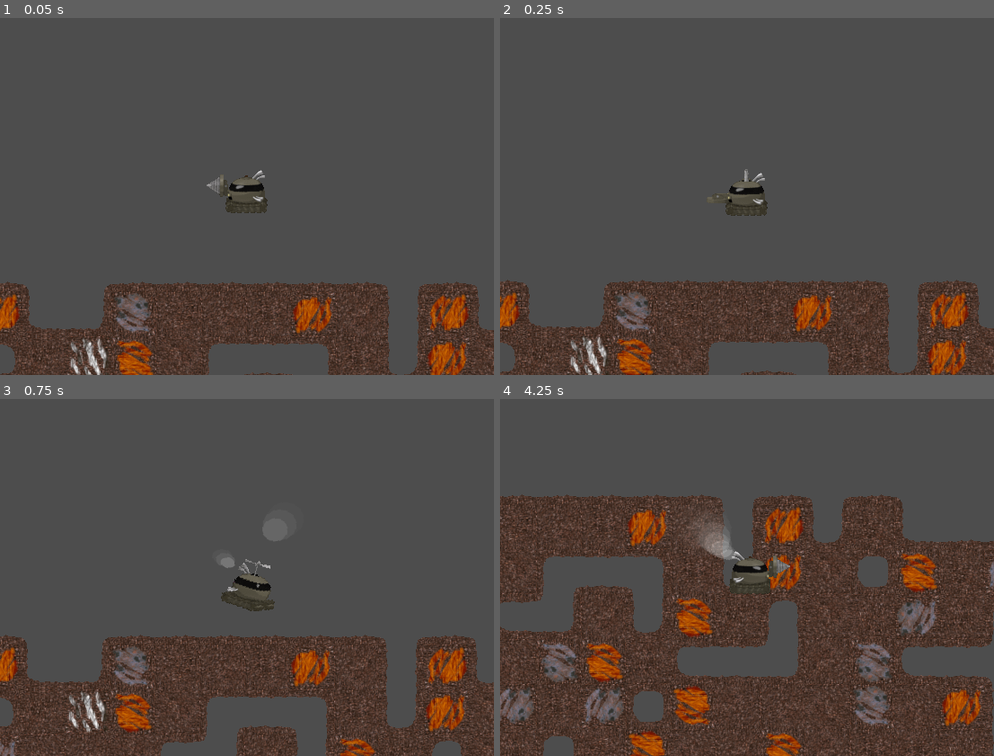
Above: before the commit, frames 1-4 (two rows, left to right).
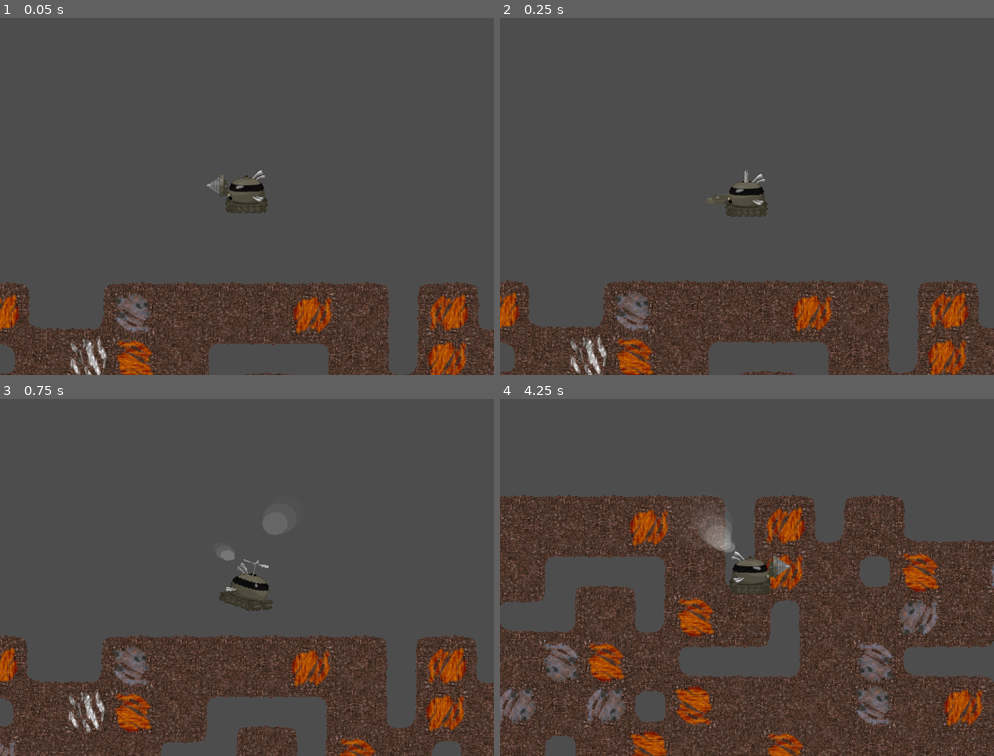
Above: after the commit, the same moments.

Repository: Luc-Reinders/Motherload-Definitive-Edition
Game: Godot game, scene res://scenes/flash/motherload.tscn
The game is run twice, just before and just after one commit, with the same random seed, the same clock (stepped at 60 frames per second) and the same inputs.
Inputs:
- Up to frame 1 (0.05 s): no input
- Up to frame 2 (0.25 s): no input
- Up to frame 3 (0.75 s): hold D (move_right) from 0.53 s (still down)
- Up to frame 4 (4.25 s): tap W (move_up) at 0.77, 1.52, 3.02, 3.77 s; release D (move_right) at 2.03 s; hold A (move_left) 2.03-2.78 s; hold D (move_right) from 2.78 s (still down)

Frame 1 is identical in both runs. In frame 2, 0.2% of the frame differs, in the area x 42-55%, y 42-56%; in frame 3, 0.3%; in frame 4, 15%, in the area x 0-100%, y 26-100%.

Commit message:
Fixed drilling down (multiple times) bugs

Diff:
--- a/scenes/flash/player.tscn
+++ b/scenes/flash/player.tscn
@@ -4,19 +4,13 @@
 [ext_resource type="PackedScene" uid="uid://cld8rjggih4nv" path="res://scenes/steam_particle.tscn" id="2_vnqnq"]
 [ext_resource type="Texture2D" uid="uid://casbr08nhbpbd" path="res://assets/sprites/Pod Horizontally Centered Spritesheet.png" id="3_58ri8"]
 [ext_resource type="Script" uid="uid://bv515cwnwnc5x" path="res://scripts/flash/player/animated_sprite.gd" id="3_dlmcl"]
-[ext_resource type="Script" uid="uid://dj5nuy1h7f0yv" path="res://scripts/flash/player/visuals/visuals.gd" id="3_fltj8"]
 [ext_resource type="Script" uid="uid://cm1a2ibk1t2qp" path="res://scripts/flash/player/state_machine/state_machine.gd" id="3_jovdp"]
 [ext_resource type="Script" uid="uid://jcy3vsg5ofdi" path="res://scripts/flash/player/state_machine/states/move.gd" id="4_jovdp"]
 [ext_resource type="Script" uid="uid://l7h2c6evy4tw" path="res://scripts/flash/player/state_machine/states/flight.gd" id="5_58ri8"]
 [ext_resource type="Script" uid="uid://b7xsjy0jicfb4" path="res://scripts/flash/player/state_machine/states/turn_ground.gd" id="6_7csyp"]
-[ext_resource type="Script" uid="uid://mep0ahsdbtna" path="res://scripts/flash/player/visuals/idle_puff/state_machine.gd" id="6_owoer"]
 [ext_resource type="Script" uid="uid://cwqnlyw6g1wul" path="res://scripts/flash/player/state_machine/states/turn_flight.gd" id="7_0e2rh"]
-[ext_resource type="Script" uid="uid://be3bh4wsywidx" path="res://scripts/flash/player/visuals/idle_puff/states/puff_out.gd" id="7_7347r"]
-[ext_resource type="Script" uid="uid://dsgju3tb3bf5w" path="res://scripts/abstract/state_machine/disabled_state.gd" id="7_laoct"]
 [ext_resource type="Script" uid="uid://db2spkowjmd28" path="res://scripts/flash/player/state_machine/states/extend_rotor_side_drill.gd" id="8_1yn6p"]
-[ext_resource type="Script" uid="uid://chrasdwads5jh" path="res://scripts/flash/player/visuals/idle_puff/states/inhale_half.gd" id="8_laoct"]
 [ext_resource type="Script" uid="uid://cg4w2q7gwyjkw" path="res://scripts/flash/player/state_machine/states/extend_rotor_bottom_drill.gd" id="9_ew0a2"]
-[ext_resource type="Script" uid="uid://bee6rfn342v0o" path="res://scripts/flash/player/visuals/idle_puff/states/inhale_full.gd" id="9_knxex"]
 [ext_resource type="Script" uid="uid://croe55j57d1dk" path="res://scripts/flash/player/state_machine/states/retract_rotor_bottom_drill.gd" id="10_l843g"]
 [ext_resource type="Script" uid="uid://bwi5ofc026ba2" path="res://scripts/flash/player/state_machine/states/retract_rotor_side_drill.gd" id="11_ghm2n"]
 [ext_resource type="Script" uid="uid://bwyqgpwklxc3y" path="res://scripts/flash/player/state_machine/states/retract_side_drill.gd" id="12_ue0rd"]
@@ -707,49 +701,21 @@
 [sub_resource type="RectangleShape2D" id="RectangleShape2D_dlmcl"]
 size = Vector2(40, 40)
 
-[node name="Player" type="CharacterBody2D" unique_id=25987061 node_paths=PackedStringArray("visuals", "collision_shape", "state_machine")]
+[node name="Player" type="CharacterBody2D" unique_id=25987061 node_paths=PackedStringArray("anim_sprite", "collision_shape", "state_machine")]
 script = ExtResource("2_e6gx8")
-visuals = NodePath("Visuals")
+anim_sprite = NodePath("AnimatedSprite")
 collision_shape = NodePath("CollisionShape")
 state_machine = NodePath("StateMachine")
 puff_scene = ExtResource("2_vnqnq")
 pod_mass = 198
 
-[node name="Visuals" type="Node2D" parent="." unique_id=385547562]
-script = ExtResource("3_fltj8")
-
-[node name="AnimatedSprite" type="AnimatedSprite2D" parent="Visuals" unique_id=1141550430]
+[node name="AnimatedSprite" type="AnimatedSprite2D" parent="." unique_id=1141550430]
 position = Vector2(0, -8)
 sprite_frames = SubResource("SpriteFrames_31cv2")
 animation = &"move"
 autoplay = "move"
 script = ExtResource("3_dlmcl")
 
-[node name="IdlePuffStateMachine" type="Node" parent="Visuals" unique_id=2138075330 node_paths=PackedStringArray("disabled_state", "initial_state")]
-script = ExtResource("6_owoer")
-disabled_state = NodePath("DisabledState")
-initial_state = NodePath("DisabledState")
-
-[node name="DisabledState" type="Node" parent="Visuals/IdlePuffStateMachine" unique_id=258041804 node_paths=PackedStringArray("exit_state")]
-script = ExtResource("7_laoct")
-exit_state = NodePath("../PuffOut")
-metadata/_custom_type_script = "uid://dsgju3tb3bf5w"
-
-[node name="PuffOut" type="Node" parent="Visuals/IdlePuffStateMachine" unique_id=578989325 node_paths=PackedStringArray("visuals")]
-script = ExtResource("7_7347r")
-visuals = NodePath("../..")
-metadata/_custom_type_script = "uid://be3bh4wsywidx"
-
-[node name="InhaleHalf" type="Node" parent="Visuals/IdlePuffStateMachine" unique_id=1034064142 node_paths=PackedStringArray("visuals")]
-script = ExtResource("8_laoct")
-visuals = NodePath("../..")
-metadata/_custom_type_script = "uid://chrasdwads5jh"
-
-[node name="InhaleFull" type="Node" parent="Visuals/IdlePuffStateMachine" unique_id=1423270277 node_paths=PackedStringArray("visuals")]
-script = ExtResource("9_knxex")
-visuals = NodePath("../..")
-metadata/_custom_type_script = "uid://bee6rfn342v0o"
-
 [node name="CollisionShape" type="CollisionShape2D" parent="." unique_id=1317438549]
 shape = SubResource("RectangleShape2D_dlmcl")
 
@@ -803,13 +769,13 @@
 [node name="DigSide" type="Node" parent="StateMachine" unique_id=1912266988]
 script = ExtResource("17_jovdp")
 
-[connection signal="animation_finished" from="Visuals/AnimatedSprite" to="StateMachine/TurnGround" method="_on_animated_sprite_animation_finished"]
-[connection signal="animation_finished" from="Visuals/AnimatedSprite" to="StateMachine/TurnFlight" method="_on_animated_sprite_animation_finished"]
-[connection signal="animation_finished" from="Visuals/AnimatedSprite" to="StateMachine/ExtendRotorSideDrill" method="_on_animated_sprite_animation_finished"]
-[connection signal="animation_finished" from="Visuals/AnimatedSprite" to="StateMachine/ExtendRotorBottomDrill" method="_on_animated_sprite_animation_finished"]
-[connection signal="animation_finished" from="Visuals/AnimatedSprite" to="StateMachine/RetractRotorBottomDrill" method="_on_animated_sprite_animation_finished"]
-[connection signal="animation_finished" from="Visuals/AnimatedSprite" to="StateMachine/RetractRotorSideDrill" method="_on_animated_sprite_animation_finished"]
-[connection signal="animation_finished" from="Visuals/AnimatedSprite" to="StateMachine/RetractSideDrill" method="_on_animated_sprite_animation_finished"]
-[connection signal="animation_finished" from="Visuals/AnimatedSprite" to="StateMachine/RetractBottomDrill" method="_on_animated_sprite_animation_finished"]
-[connection signal="animation_finished" from="Visuals/AnimatedSprite" to="StateMachine/ExtendSideDrill" method="_on_animated_sprite_animation_finished"]
-[connection signal="animation_finished" from="Visuals/AnimatedSprite" to="StateMachine/ExtendBottomDrill" method="_on_animated_sprite_animation_finished"]
+[connection signal="animation_finished" from="AnimatedSprite" to="StateMachine/TurnGround" method="_on_animated_sprite_animation_finished"]
+[connection signal="animation_finished" from="AnimatedSprite" to="StateMachine/TurnFlight" method="_on_animated_sprite_animation_finished"]
+[connection signal="animation_finished" from="AnimatedSprite" to="StateMachine/ExtendRotorSideDrill" method="_on_animated_sprite_animation_finished"]
+[connection signal="animation_finished" from="AnimatedSprite" to="StateMachine/ExtendRotorBottomDrill" method="_on_animated_sprite_animation_finished"]
+[connection signal="animation_finished" from="AnimatedSprite" to="StateMachine/RetractRotorBottomDrill" method="_on_animated_sprite_animation_finished"]
+[connection signal="animation_finished" from="AnimatedSprite" to="StateMachine/RetractRotorSideDrill" method="_on_animated_sprite_animation_finished"]
+[connection signal="animation_finished" from="AnimatedSprite" to="StateMachine/RetractSideDrill" method="_on_animated_sprite_animation_finished"]
+[connection signal="animation_finished" from="AnimatedSprite" to="StateMachine/RetractBottomDrill" method="_on_animated_sprite_animation_finished"]
+[connection signal="animation_finished" from="AnimatedSprite" to="StateMachine/ExtendSideDrill" method="_on_animated_sprite_animation_finished"]
+[connection signal="animation_finished" from="AnimatedSprite" to="StateMachine/ExtendBottomDrill" method="_on_animated_sprite_animation_finished"]
--- a/scripts/abstract/player/player.gd
+++ b/scripts/abstract/player/player.gd
@@ -2,13 +2,13 @@
 class_name AbstractPlayer
 
 # TODO for the player:
-# 1. Fix drilling downwards multiple times
 # 2. Recreate player hitbox
 # 3. Figure out value of FLASH_FPS
 # 4. Implement idle and drilling vibration (look at idle() function?)
 # 5. Check whether rotation is correct. What is pivot of rotation in flash motherload?
 # 6. Make some of the state machine code nicer
 # 7. Implement camera tracking
+# 8. Verify whether movement code is executed also whilst drilling (i dont think it is)
 
 
 enum DigDirection {
@@ -23,13 +23,8 @@
 
 
 
-# Visual nodes
-@export var visuals: VisualsNode
-# Animated sprite already exists in visuals, but we need to reference it a lot, so having a quick
-# access is very nice.
-var anim_sprite: AnimatedSprite2D
-
-# Misc nodes
+# Player nodes
+@export var anim_sprite: AnimatedSprite2D
 @export var collision_shape : CollisionShape2D
 @export var state_machine: StateMachine
 
@@ -63,14 +58,18 @@
 
 # digging logic variables
 var _digging: bool = false
-func is_digging() -> bool:
-	return _digging
+var _digging_preparing: bool = false
 var _digging_direction: DigDirection
 var _digging_velocity: float
 var _digging_init_global_pos: Vector2
 var _digging_reload_flag: bool = false # For loading half dug tile, damaging player, and gas pockets
 var _digging_target_cell: Vector2i
 var _digging_x_align_velocity: float # aligning horizontally velocity for digging down
+
+func is_digging() -> bool:
+	return _digging
+func is_preparing_for_digging() -> bool:
+	return _digging_preparing
 
 # bouncing collision logic variables
 var _was_on_floor_previous_physics_iter: bool = false
@@ -96,13 +95,15 @@
 func flip_face() -> void:
 	anim_sprite.flip_h = !anim_sprite.flip_h
 
-
-
-
-
-# on node initialization
-func _ready() -> void:
-	anim_sprite = visuals.animated_sprite
+# Calculates whether the player is going to bounce on this frame.
+# TODO: generalize bounce coefficient constant?
+func will_bounce_this_frame():
+	var yVel = 0.2 * _yVel_previous_physics_iter
+	return is_on_floor() and yVel >= 0.12
+
+
+
+
 
 
 
@@ -188,9 +189,12 @@
 ## This method sets logic- and physics variables before preparing for digging.
 func perpare_for_digging() -> void:
 	velocity = Vector2.ZERO
+	_digging_preparing = true
 
 ## This method sets logic- and physics variables pre-digging appropriately.
 func start_digging(drill_direction: DigDirection) -> void:
+	_digging_preparing = false
+
 	# Set target cell
 	if drill_direction == DigDirection.DOWN:
 		_digging_target_cell = get_cell_below()
@@ -232,6 +236,12 @@
 ## earth tiles with appropriate textures.
 func finish_digging() -> void:
 	_digging = false
+
+	# Fix position
+	if _digging_direction == DigDirection.DOWN:
+		pass
+		var overshoot = (global_position.y - _digging_init_global_pos.y) - 50.0
+		global_position.y -= overshoot
 
 	# Re-enable collisions after player is done digging
 	collision_shape.disabled = false
@@ -308,7 +318,7 @@
 		if not is_digging():
 			xVel = 0
 			yVel = 0
-	else:
+	elif not is_preparing_for_digging():
 		var Vel : Vector2 = _process_moving_as_subroutine(xVel, yVel, delta_f)
 		xVel = Vel.x
 		yVel = Vel.y
@@ -357,13 +367,16 @@
 			_was_on_ceiling_previous_physics_iter = false
 
 	# Increased y-deadzone if on ground to prevent flying away when player is too fat :p
-	# Note: This can be circumvented by dropping off of a tile and then initiating flight.
-	# TODO: Fix for recoded?
+	# Note: This can be circumvented by dropping off of a tile and then initiating flight. TODO: Fix for recoded?
 	if is_on_floor() and abs(yVel) < 0.12:
 		yVel = 0.0
 
 	# Deadzones for AS velocities
-	if abs(xVel) < 0.12:
+	# TODO: I am very certain motherload does not apply this code when digging. That is important,
+	# since that means that all other parts of this code may not be applied as well. This saves on
+	# fuel resources for example. I quick fixed it for now, but I will have to verify that Motherload
+	# may not run this movement code when digging.
+	if abs(xVel) < 0.12 and not is_digging():
 		xVel = 0.0
 	if abs(yVel) < 0.07:
 		yVel = 0.0
@@ -393,7 +406,7 @@
 		var yMoved := global_position.y - _digging_init_global_pos.y
 		var tile := earth.get_tile(get_cell_below())
 
-		if yMoved < 40.0: #50.0
+		if yMoved < 50.0:
 			if yMoved > 20.0 and not _digging_reload_flag:
 				_digging_reload_flag = true
 
@@ -447,27 +460,27 @@
 		xVel -= xVel * (1 - Constants.GROUND_FRICTION) * delta_f
 
 		# Set rotation to 0 degrees and rotor speed to 0 since we are on the ground
-		visuals.rotation_degrees = 0
+		anim_sprite.rotation_degrees = 0
 		rotor_speed = 0
 
 	else: # Airborn case I guess?
 		if r:
 			xVel = minf(xVel + (float(engine.base_power) / float(calculate_weight()) / 1.5) * delta_f, engine.base_power / 10.0)
-			visuals.rotation_degrees = minf(visuals.rotation_degrees + (engine.base_power / 50.0) * delta_f, 15)
+			anim_sprite.rotation_degrees = minf(anim_sprite.rotation_degrees + (engine.base_power / 50.0) * delta_f, 15)
 			fuel -= (engine.base_power / 50000.0) * delta_f
 			rotor_speed = minf(rotor_speed + 0.3 * delta_f, 11)
 			steam_count += 2 * delta_f
 		elif l:
 			xVel = maxf(xVel - (float(engine.base_power)/float(calculate_weight())/1.5)*delta_f, -engine.base_power / 10.0)
-			visuals.rotation_degrees = maxf(visuals.rotation_degrees - (engine.base_power / 50.0) * delta_f, -15)
+			anim_sprite.rotation_degrees = maxf(anim_sprite.rotation_degrees - (engine.base_power / 50.0) * delta_f, -15)
 			fuel -= (engine.base_power / 50000.0) * delta_f
 			rotor_speed = minf(rotor_speed + 0.3 * delta_f, 11)
 			steam_count += 2 * delta_f
 		# Flying with no direction held, so decrease angle of flight towards zero
-		elif visuals.rotation_degrees > 1:
-			visuals.rotation_degrees -= 1 * delta_f
-		elif visuals.rotation_degrees < -1:
-			visuals.rotation_degrees += 1 * delta_f
+		elif anim_sprite.rotation_degrees > 1:
+			anim_sprite.rotation_degrees -= 1 * delta_f
+		elif anim_sprite.rotation_degrees < -1:
+			anim_sprite.rotation_degrees += 1 * delta_f
 
 		if u:
 			## My best guess for this case distinction is when the pod is taking off, we do not
@@ -477,7 +490,7 @@
 				yVel = maxf(yVel - (float(engine.base_power) / float(calculate_weight())) * delta_f, -engine.base_power / 12.0)
 			else:
 				yVel = maxf(yVel - (float(engine.base_power) / float(calculate_weight()) / 1.5) * delta_f, -engine.base_power / 12.0)
-			visuals.rotation_degrees *= 0.7 # Random rotation resistance? Why?
+			anim_sprite.rotation_degrees *= 0.7 # Random rotation resistance? Why?
 			fuel -= (engine.base_power / 50000.0) * delta_f
 			steam_count += 4 * delta_f
 
@@ -514,7 +527,7 @@
 		puff.animated_sprite.flip_h = true
 
 	# Setting position and adding some randomness like in the Motherload code
-	var base_pos: Vector2 = visuals.global_position
+	var base_pos: Vector2 = anim_sprite.global_position
 	puff.global_position.x = base_pos.x + offset + randi_range(0, 1) * 3
 	puff.global_position.y = base_pos.y + STEAM_PUFF_OFFSET_Y
 	puff.pivot.rotation_degrees = randi_range(0, STEAM_PUFF_ROTATION_MAX_DEV) + STEAM_PUFF_ROTATION_OFFSET
--- a/scripts/flash/player/animated_sprite.gd
+++ b/scripts/flash/player/animated_sprite.gd
@@ -30,3 +30,61 @@
 	if animation != anim:
 		return false
 	return frame == sprite_frames.get_frame_count(anim) - 1
+
+
+
+
+
+# TODO: Figure out how long between puffs
+const FRAMES_BETWEEN_PUFFS := 3
+const PUFF_FRAMES := 3 # number of puff frames
+
+var _puffing: bool = false
+var _time: float = 0.0
+var _tween: Tween = create_tween()
+
+var _init_y_offset: float
+func _ready() -> void:
+	_init_y_offset = position.y
+
+
+
+func is_idle_puffing() -> bool:
+	return _puffing
+
+## Starts idle puffing on the character sprite. If the character was already
+## puffing, the command is ignored.
+func start_idle_puffing() -> void:
+	pass
+	if not _puffing:
+		_puffing = true
+		puff()
+
+## Stops idle puffing on the character sprite. If the puffing was already
+## stopped, the command is ignored.
+func stop_idle_puffing() -> void:
+	pass
+	if _puffing:
+		_puffing = false
+		_time = 0.0
+		_tween.kill() # Stops all tweening immediately
+		position.y = _init_y_offset
+
+
+
+func _process(delta: float) -> void:
+	pass
+	if _puffing:
+		_time += delta
+		if _time >= (FRAMES_BETWEEN_PUFFS + PUFF_FRAMES) / Constants.FLASH_FPS:
+			puff()
+			_time = 0.0
+
+func puff():
+	# Resets tween
+	_tween.kill()
+	_tween = create_tween()
+
+	_tween.tween_property(self, "position:y", _init_y_offset + 1.0, 1.0/Constants.FLASH_FPS)
+	_tween.tween_property(self, "position:y", _init_y_offset + 0.5, 1.0/Constants.FLASH_FPS)
+	_tween.tween_property(self, "position:y", _init_y_offset + 0.0, 1.0/Constants.FLASH_FPS)
--- a/scripts/flash/player/state_machine/state.gd
+++ b/scripts/flash/player/state_machine/state.gd
@@ -4,5 +4,4 @@
 # TODO: generify this class?
 
 var player: FlashPlayer
-var visuals: VisualsNode
 var anim_sprite: FlashPlayerAnimatedSprite
--- a/scripts/flash/player/state_machine/state_machine.gd
+++ b/scripts/flash/player/state_machine/state_machine.gd
@@ -26,8 +26,7 @@
 
 	for state: PlayerState in states.values():
 		state.player = player
-		state.visuals = player.visuals
-		state.anim_sprite = state.visuals.animated_sprite
+		state.anim_sprite = player.anim_sprite
 
 	if initial_state:
 		initial_state.enter()
--- a/scripts/flash/player/state_machine/states/dig_down.gd
+++ b/scripts/flash/player/state_machine/states/dig_down.gd
@@ -9,10 +9,19 @@
 	if !player.is_digging(): # Finished digging
 		var up = Input.is_action_pressed("move_up")
 		var down = Input.is_action_pressed("move_down")
+		var tile = player.earth.get_tile(player.get_cell_below())
 
 		if up:
 			transitioned.emit(self, StateMachinePlayerFlash.EXTEND_ROTOR_BOTTOM_DRILL_STATE)
 		elif down:
-			player.start_digging(AbstractPlayer.DigDirection.DOWN)
+			if Tiles.is_diggable_tile(tile):
+				player.start_digging(AbstractPlayer.DigDirection.DOWN)
+			elif Tiles.is_hard_tile(tile):
+				pass # TODO: make clink noise
+			else: # tile is air tile
+				transitioned.emit(self, StateMachinePlayerFlash.EXTEND_ROTOR_BOTTOM_DRILL_STATE)
 		else:
-			transitioned.emit(self, StateMachinePlayerFlash.RETRACT_BOTTOM_DRILL_STATE)
+			if Tiles.is_full_tile(tile):
+				transitioned.emit(self, StateMachinePlayerFlash.RETRACT_BOTTOM_DRILL_STATE)
+			else:
+				transitioned.emit(self, StateMachinePlayerFlash.EXTEND_ROTOR_BOTTOM_DRILL_STATE)
--- a/scripts/flash/player/state_machine/states/flight.gd
+++ b/scripts/flash/player/state_machine/states/flight.gd
@@ -24,7 +24,7 @@
 	# the actionscript code would do.
 	anim_sprite.speed_scale = (player.rotor_speed/5.0)
 
-	if player.is_on_floor():
+	if player.is_on_floor() and not player.will_bounce_this_frame():
 		if down:
 			go_to_state(StateMachinePlayerFlash.RETRACT_ROTOR_BOTTOM_DRILL_STATE)
 		else:
--- a/scripts/flash/player/state_machine/states/move.gd
+++ b/scripts/flash/player/state_machine/states/move.gd
@@ -5,7 +5,7 @@
 
 func enter():
 	anim_sprite.play(FlashPlayerAnimatedSprite.MOVE_ANIM)
-	visuals.start_idle_puffing()
+	anim_sprite.start_idle_puffing()
 
 func update(_delta):
 	var right = Input.is_action_pressed("move_right")
@@ -52,5 +52,5 @@
 
 func go_to_state(state_name: String):
 	player.anim_sprite.speed_scale = 1
-	player.visuals.stop_idle_puffing()
+	anim_sprite.stop_idle_puffing()
 	transitioned.emit(self, state_name)
--- a/scripts/flash/player/state_machine/states/retract_rotor_bottom_drill.gd
+++ b/scripts/flash/player/state_machine/states/retract_rotor_bottom_drill.gd
@@ -5,5 +5,5 @@
 	anim_sprite.play(FlashPlayerAnimatedSprite.RETRACT_ROTOR_BOTTOM_DRILL_ANIM)
 
 func _on_animated_sprite_animation_finished() -> void:
-	if anim_sprite.strong_finish_check(FlashPlayerAnimatedSprite.RETRACT_BOTTOM_DRILL_ANIM):
+	if anim_sprite.strong_finish_check(FlashPlayerAnimatedSprite.RETRACT_ROTOR_BOTTOM_DRILL_ANIM):
 		transitioned.emit(self, StateMachinePlayerFlash.DIG_DOWN_STATE)
--- a/scripts/flash/player/visuals/idle_puff/state.gd
+++ /dev/null
@@ -1,7 +0,0 @@
-extends DisableableState
-class_name IdlePuffState
-
-@export var visuals: VisualsNode
-
-func on_disable() -> void:
-	visuals.position.y = 0.0
--- a/scripts/flash/player/visuals/idle_puff/state_machine.gd
+++ /dev/null
@@ -1,6 +0,0 @@
-extends DisableableStateMachine
-class_name IdlePuffStateMachine
-
-const PUFF_OUT_STATE := &"PuffOut"
-const INHALE_HALF_STATE := &"InhaleHalf"
-const INHALE_FULL_STATE := &"InhaleFull"
--- a/scripts/flash/player/visuals/idle_puff/states/inhale_full.gd
+++ /dev/null
@@ -1,18 +0,0 @@
-extends IdlePuffState
-class_name InhaleFullState
-
-# Lasts 16 frames
-const DURATION = 16.0 / Constants.FLASH_FPS
-
-var time := 0.0
-
-
-
-func enter():
-	visuals.position.y -= 0.5
-
-func _process(delta: float) -> void:
-	time += delta
-
-	if time >= DURATION:
-		transitioned.emit(self, IdlePuffStateMachine.PUFF_OUT_STATE)
--- a/scripts/flash/player/visuals/idle_puff/states/inhale_half.gd
+++ /dev/null
@@ -1,18 +0,0 @@
-extends IdlePuffState
-class_name InhaleHalfState
-
-# Lasts 1 frame
-const DURATION = 1.0 / Constants.FLASH_FPS
-
-var time := 0.0
-
-
-
-func enter():
-	visuals.position.y -= 0.5
-
-func _process(delta: float) -> void:
-	time += delta
-
-	if time >= DURATION:
-		transitioned.emit(self, IdlePuffStateMachine.INHALE_FULL_STATE)
--- a/scripts/flash/player/visuals/idle_puff/states/puff_out.gd
+++ /dev/null
@@ -1,18 +0,0 @@
-extends IdlePuffState
-class_name PuffOutState
-
-# Lasts 3 frames
-const DURATION = 3.0 / Constants.FLASH_FPS
-
-var time := 0.0
-
-
-
-func enter():
-	visuals.position.y += 1.0
-
-func _process(delta: float) -> void:
-	time += delta
-
-	if time >= DURATION:
-		transitioned.emit(self, IdlePuffStateMachine.INHALE_HALF_STATE)
--- a/scripts/flash/player/visuals/visuals.gd
+++ /dev/null
@@ -1,15 +0,0 @@
-extends Node2D
-class_name VisualsNode
-
-@onready var idle_puff_state_machine: IdlePuffStateMachine = $IdlePuffStateMachine
-@onready var animated_sprite: FlashPlayerAnimatedSprite = $AnimatedSprite
-
-func is_idle_puffing() -> bool:
-	return not idle_puff_state_machine.is_disabled()
-
-## Starts idle puffing. It idle puffing was already started, command is ignored.
-func start_idle_puffing() -> void:
-	idle_puff_state_machine.enable()
-## Stops idle puffing. It idle puffing was already stopped, command is ignored.
-func stop_idle_puffing() -> void:
-	idle_puff_state_machine.disable()
Not shown, removed: scripts/flash/player/visuals/idle_puff/state.gd.uid
Not shown, removed: scripts/flash/player/visuals/idle_puff/state_machine.gd.uid
Not shown, removed: scripts/flash/player/visuals/idle_puff/states/inhale_full.gd.uid
Not shown, removed: scripts/flash/player/visuals/idle_puff/states/inhale_half.gd.uid
Not shown, removed: scripts/flash/player/visuals/idle_puff/states/puff_out.gd.uid
Not shown, removed: scripts/flash/player/visuals/visuals.gd.uid
